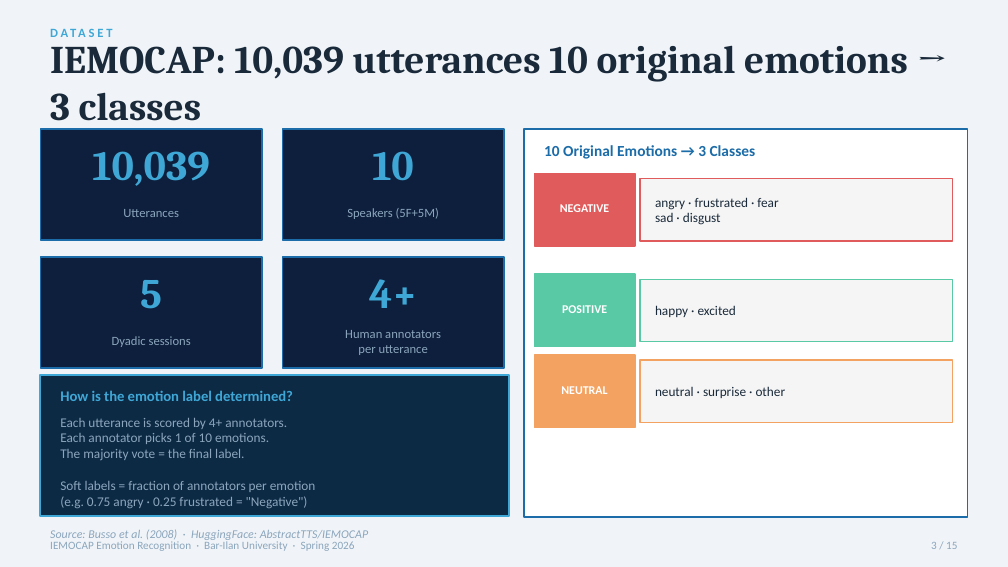
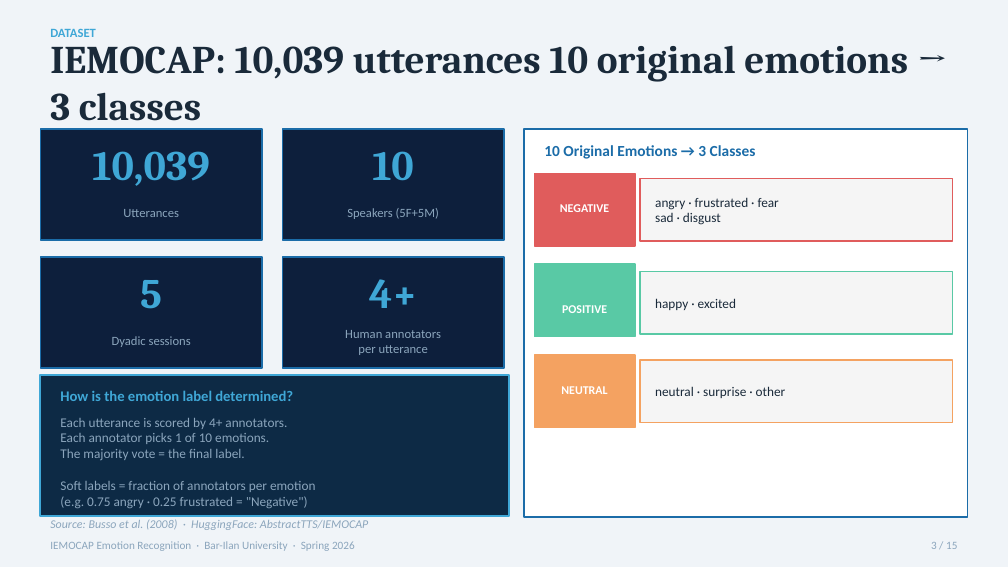
Before and after one commit to almahova/iemocap-proj, a slide deck: slide 3 of docs/Presentation.pptx. Drawn at 1008x567 pixels with LibreOffice and Linux fonts; fonts in the diff are those of the drawing. Boxes give left, top, right and bottom in pixels: in the first picture for what was removed or moved away, otherwise in the second. Text is boxed around its words. In the diff, an @@ line names an element or a change of style, - is before the commit and + after.

```diff
--- a/docs/Presentation.pptx
+++ b/docs/Presentation.pptx
@@ text "DATASET" at [50, 28, 96, 37]: letter spacing 2 to 0 pt @@
@@ 2 rectangles, 1 text: place and size @@
-2 rectangles, 1 text at [50, 274, 953, 543]
+2 rectangles, 1 text at [50, 264, 953, 530]
@@ text "happy · excited": place and size @@
-text "happy · excited" at [655, 305, 736, 317]
+text "happy · excited" at [655, 298, 736, 310]
```
Also in this commit, not shown: 15 other slides changed.
